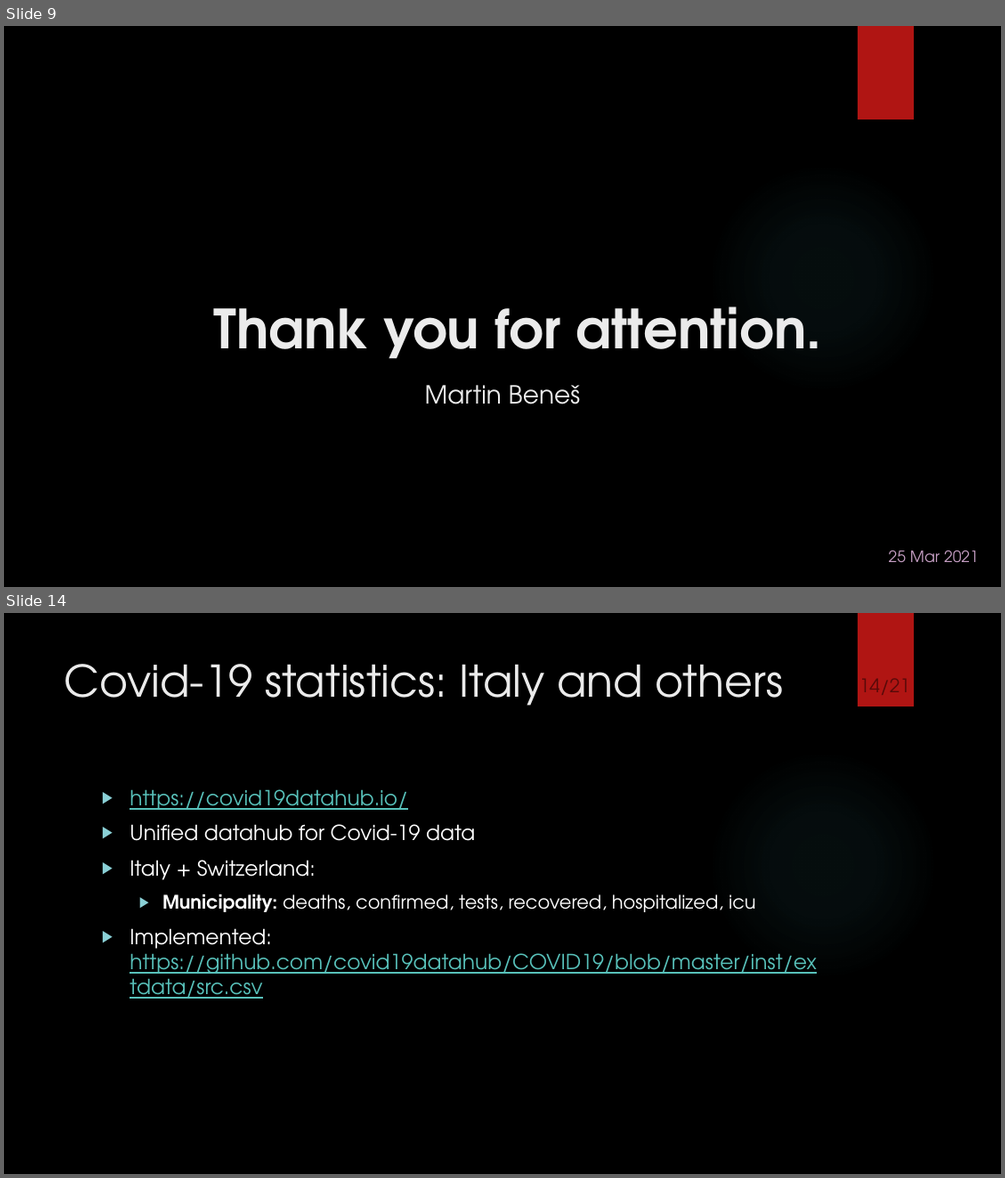
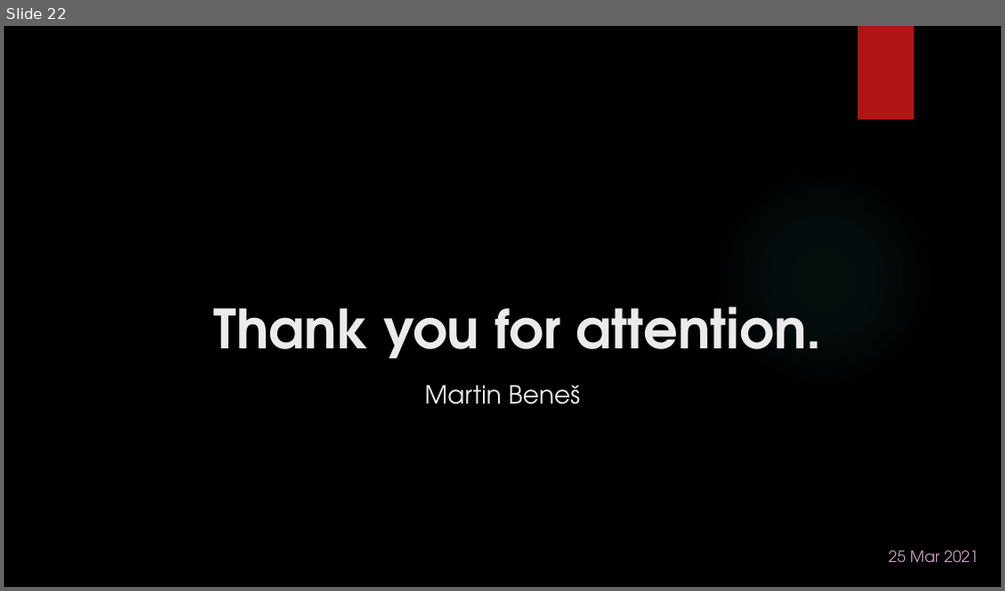
Before and after one commit to martinbenes1996/732A64, a slide deck: text/midterm.pptx. Shown one above the other, each under a label of ours: slides 9 and 14 before the commit, slide 22 after it; the slides between them are not shown. The pictures are 1005x1178 and 1005x591 pixels, drawn with LibreOffice and Linux fonts; fonts in the diff are those of the drawing; background and template pictures are left out. Boxes give left, top, right and bottom in pixels: in the first picture for what was removed or moved away, otherwise in the second. Text is boxed around its words. In the diff, an @@ line names an element or a change of style, - is before the commit and + after.

```diff
--- a/text/midterm.pptx
+++ b/text/midterm.pptx
@@ slide 14 removed at [4,613,1001,1174], background picture (left out); not listed: 2 template elements that a slide beside it also shows @@
@@ page number removed at [850,637,919,699] @@
-14/21
@@ title removed at [65,664,784,706] @@
-Covid-19 statistics: Italy and others
@@ text removed at [129,789,816,998] @@
-▶ https://covid19datahub.io/
-▶ Unified datahub for Covid-19 data
-▶ Italy + Switzerland:
-  ▶ Municipality: deaths, confirmed, tests, recovered, hospitalized, icu
-▶ Implemented: https://github.com/covid19datahub/COVID19/blob/master/inst/extdata/src.csv
@@ what was slide 9 is now slide 22 @@
```
Also in this commit, not shown: 8 slides changed, 11 slides added, 14 other slides removed, 19 other files.
